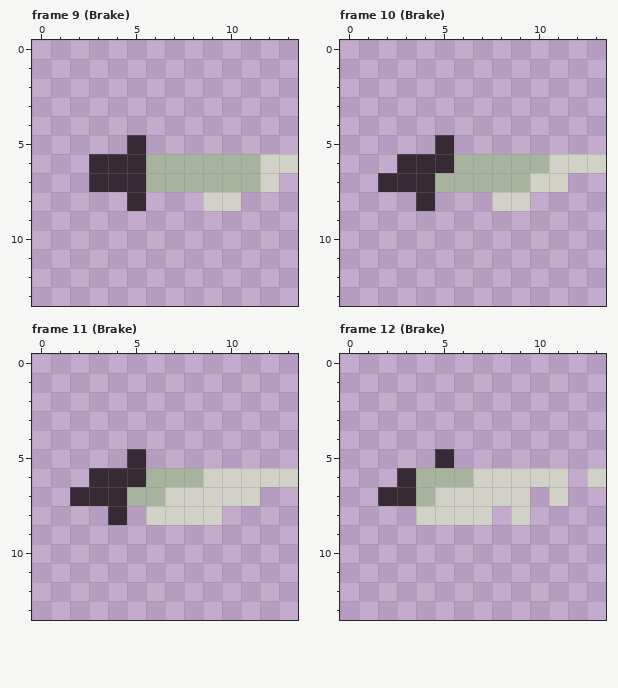
Edited in one commit: pixel-art file (_asset_build/knife.aseprite). The picture above is the old version.
14x14 pixels, 16 frames. Shown: frame 9 (Brake), frame 10 (Brake), frame 11 (Brake), frame 12 (Brake). The commit also changed other frames, which this record leaves out.
After:
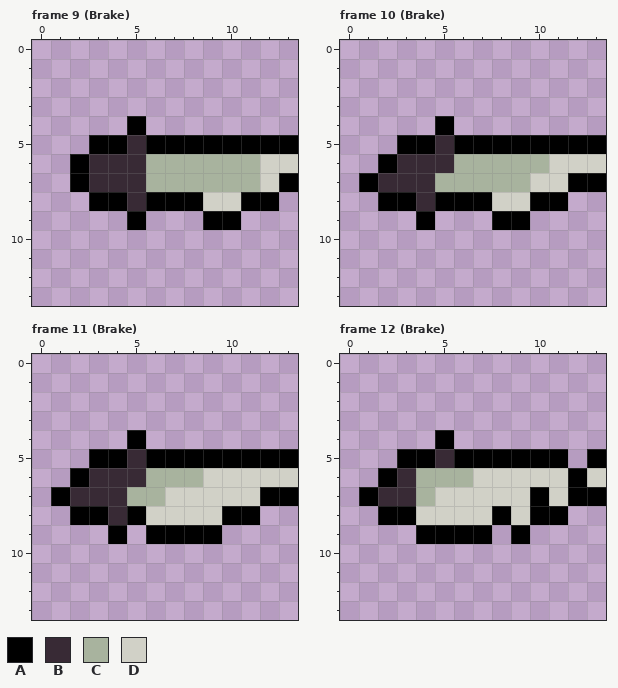
Palette (. is transparent): A #000000  B #382a35  C #a8b39e  D #d1d1c7
Diff:
Frame 9 (Brake):
The author put colour A in row 4 at x 5; in row 5 at x 3 to 4 and 6 to 13; in row 6 at x 2; in row 7 at x 2 and 13; in row 8 at x 3 to 4, 6 to 8 and 11 to 12; in row 9 at x 5 and 9 to 10.
Frame 10 (Brake):
The author put colour A in row 4 at x 5; in row 5 at x 3 to 4 and 6 to 13; in row 6 at x 2; in row 7 at x 1 and 12 to 13; in row 8 at x 2 to 3, 5 to 7 and 10 to 11; in row 9 at x 4 and 8 to 9.
Frame 11 (Brake):
The author put colour A in row 4 at x 5; in row 5 at x 3 to 4 and 6 to 13; in row 6 at x 2; in row 7 at x 1 and 12 to 13; in row 8 at x 2 to 3, 5 and 10 to 11; in row 9 at x 4 and 6 to 9.
Frame 12 (Brake):
The author put colour A in row 4 at x 5; in row 5 at x 3 to 4, 6 to 11 and 13; in row 6 at x 2 and 12; in row 7 at x 1, 10 and 12 to 13; in row 8 at x 2 to 3, 8 and 10 to 11; in row 9 at x 4 to 7 and 9.
